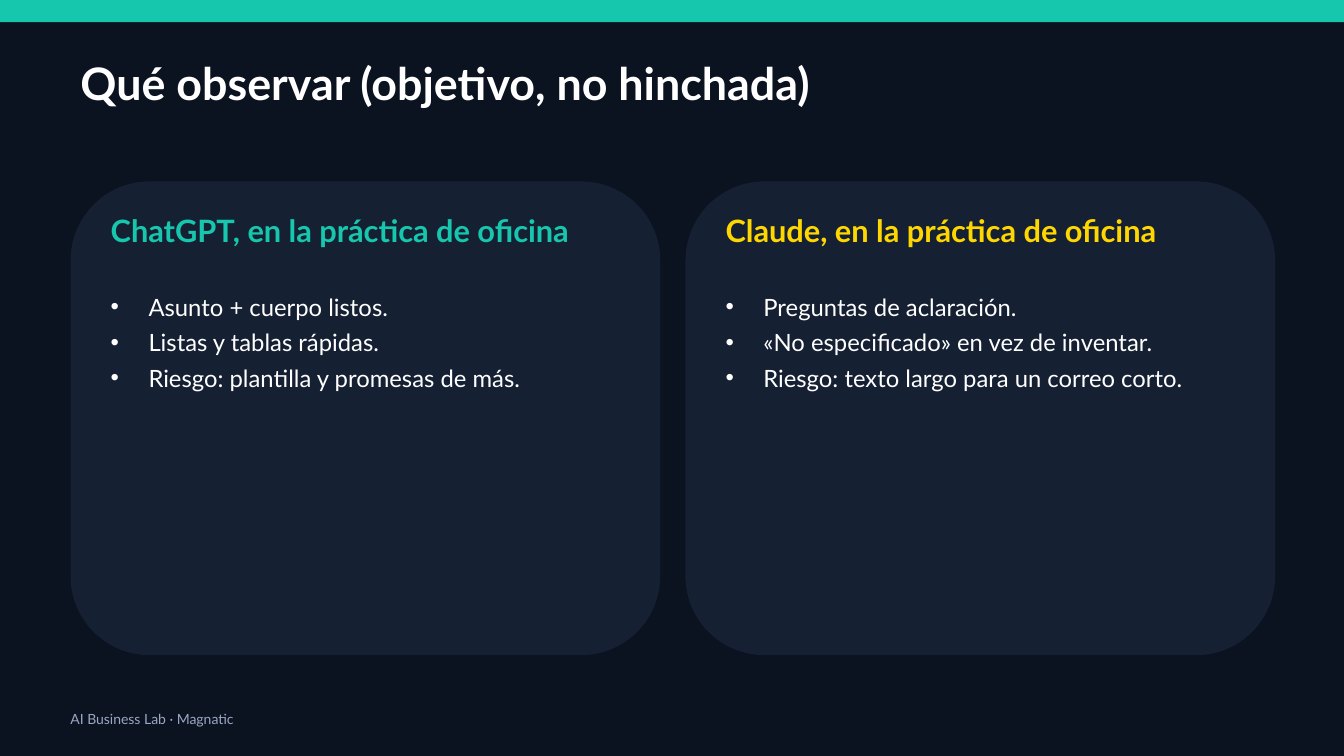
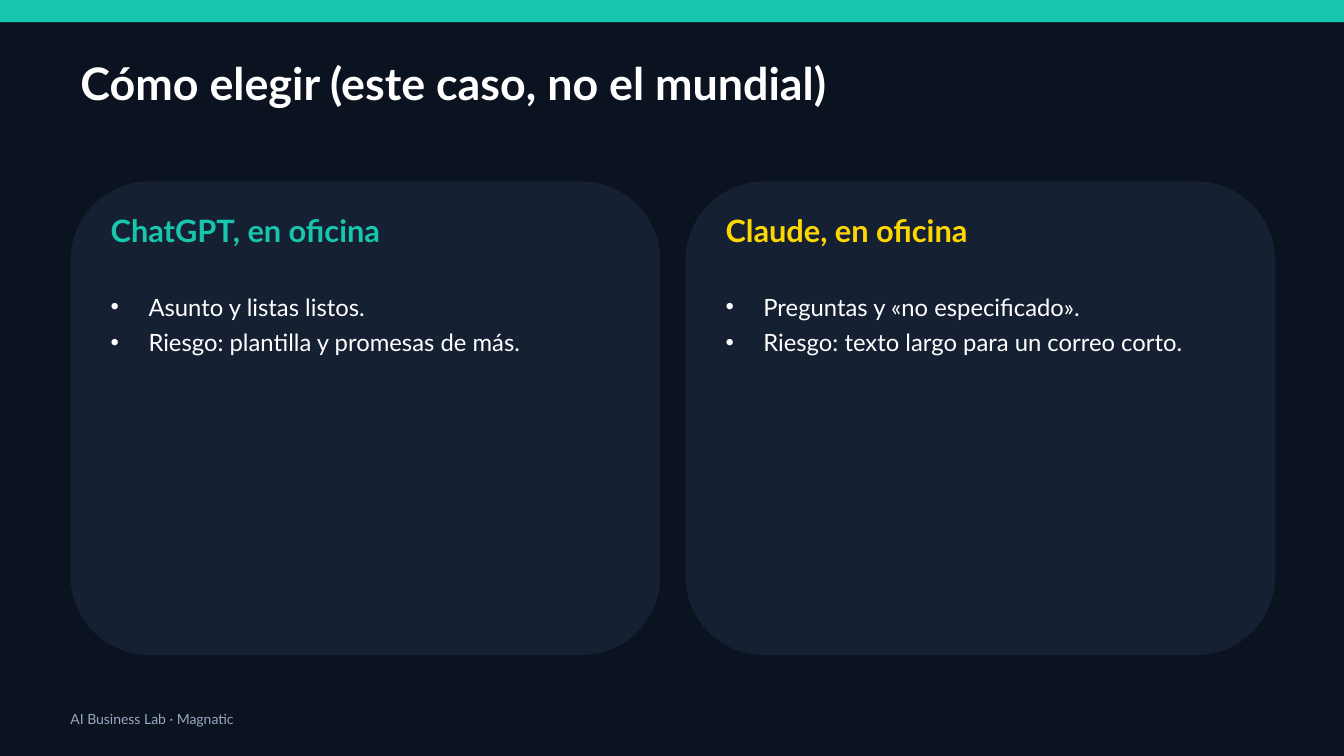
Before and after one commit to xander0408/CURSOS, a slide deck: slide 33 of AI-Business-Lab-Presentacion.pptx (slide 68 before the commit). Drawn at 1344x756 pixels with LibreOffice and Linux fonts; fonts in the diff are those of the drawing. Boxes give left, top, right and bottom in pixels: in the first picture for what was removed or moved away, otherwise in the second. Text is boxed around its words. In the diff, an @@ line names an element or a change of style, - is before the commit and + after.

```diff
--- a/AI-Business-Lab-Presentacion.pptx
+++ b/AI-Business-Lab-Presentacion.pptx
@@ text at box(80, 65, 826, 108): text changed @@
-Qué observar (objetivo, no hinchada)
+Cómo elegir (este caso, no el mundial)
@@ text at box(111, 219, 380, 246): text changed @@
-ChatGPT, en la práctica de oficina
+ChatGPT, en oficina
@@ text at box(726, 219, 967, 246): text changed @@
-Claude, en la práctica de oficina
+Claude, en oficina
@@ text at box(149, 298, 365, 320): text changed @@
-• Asunto + cuerpo listos.
-• Listas y tablas rápidas.
+• Asunto y listas listos.
@@ text at box(763, 298, 1080, 321): text changed @@
-• Preguntas de aclaración.
-• «No especificado» en vez de inventar.
+• Preguntas y «no especificado».
```
Also in this commit, not shown: 28 other slides changed, 1 slide added, 42 slides removed, 1 other file.
